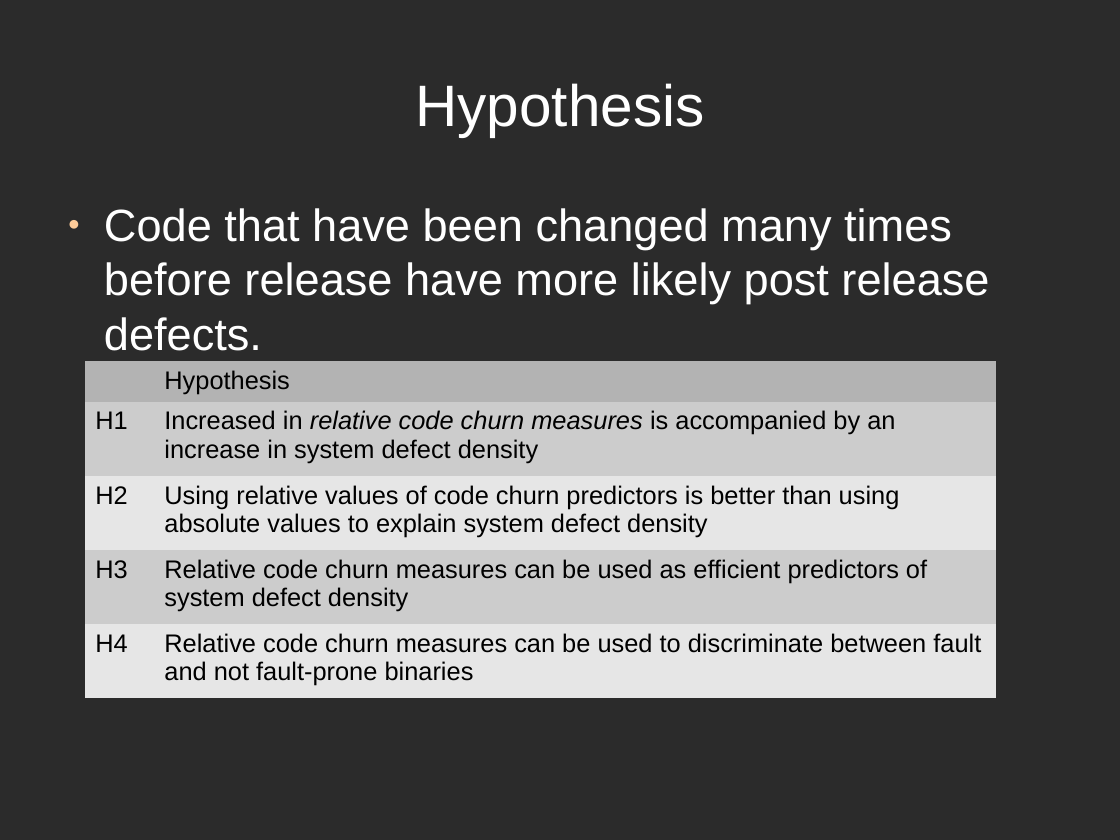
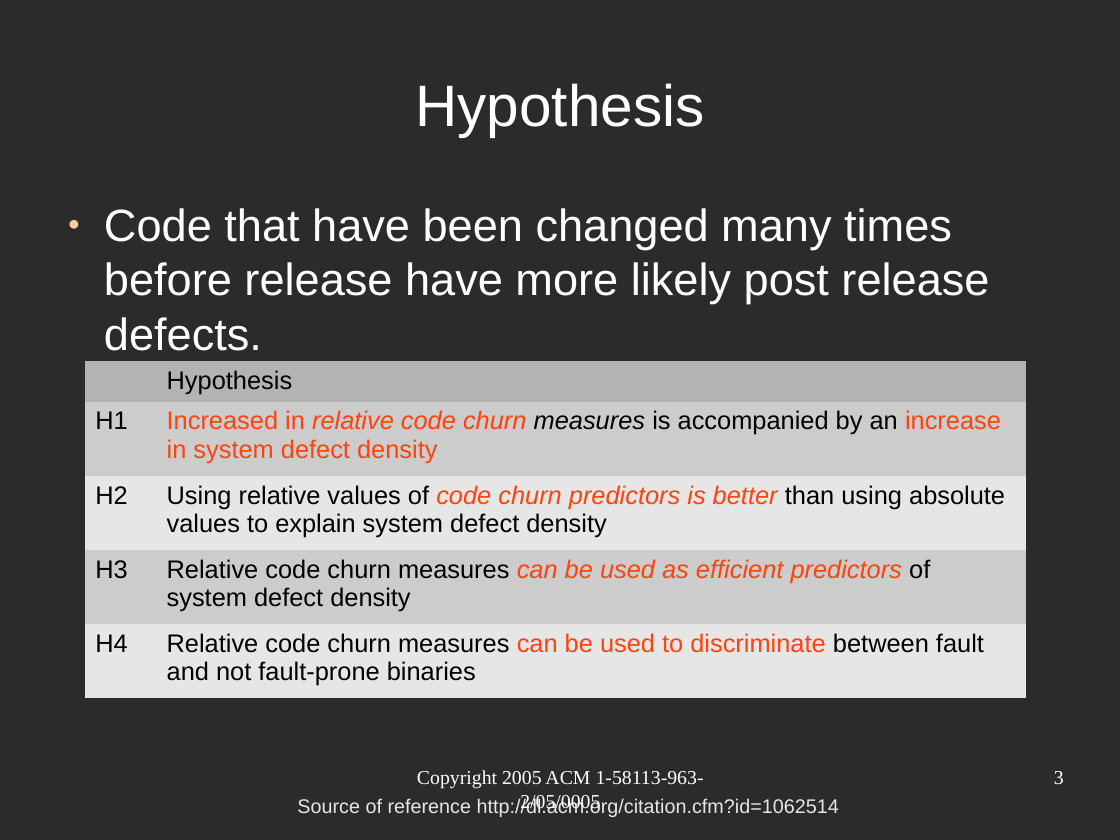
Before and after one commit to tajmilur-rahman/SOEN691D, a slide deck: slide 3 of presentation/Nagappan2005.odp. Drawn at 1120x840 pixels with LibreOffice and Linux fonts; fonts in the diff are those of the drawing; background and template pictures are left out; a plain dark background stands for a picture behind light text. Boxes give left, top, right and bottom in pixels: in the first picture for what was removed or moved away, otherwise in the second. Text is boxed around its words. In the diff, an @@ line names an element or a change of style, - is before the commit and + after.

Commit message:
updated the presentation slides

```diff
--- a/presentation/Nagappan2005.odp
+++ b/presentation/Nagappan2005.odp
@@ table at [85, 361, 1026, 696] @@
@@ text colour #000000 to #FF420E in "Increased in relative code churn increase in ...", "code churn predictors is better", "can be used as efficient predictors", "can be used to discriminate" @@
@@ italic on in "code churn predictors is better", "can be used as efficient predictors" @@
@@ table: place and size @@
-table at [85, 361, 996, 696]
+table at [85, 361, 1026, 696]
@@ text added at [417, 770, 704, 813], 14 pt, text #FFFFFF @@
+Copyright 2005 ACM 1-58113-963-2/05/0005
@@ page number added at [1054, 771, 1064, 784], 14 pt, text #FFFFFF @@
+3
@@ text added at [297, 797, 839, 817], 14 pt, text #E6E6E6 @@
+Source of reference http://dl.acm.org/citation.cfm?id=1062514
```
Also in this commit, not shown: 15 other slides changed, 1 other file.
